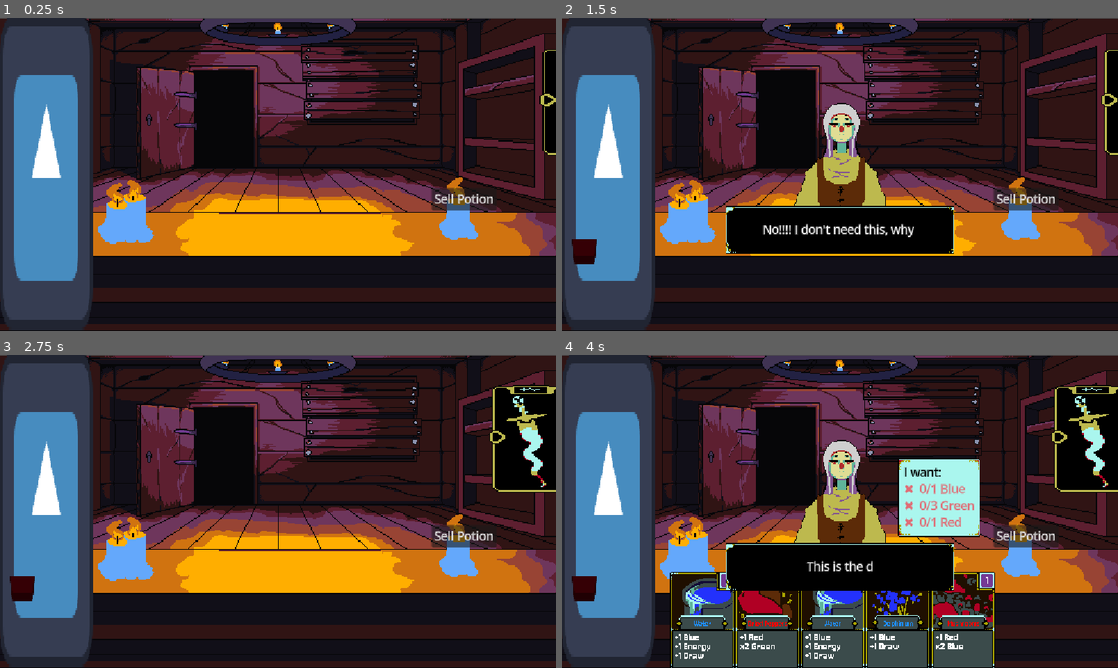
Above: before the commit, frames 1-4 (two rows, left to right).
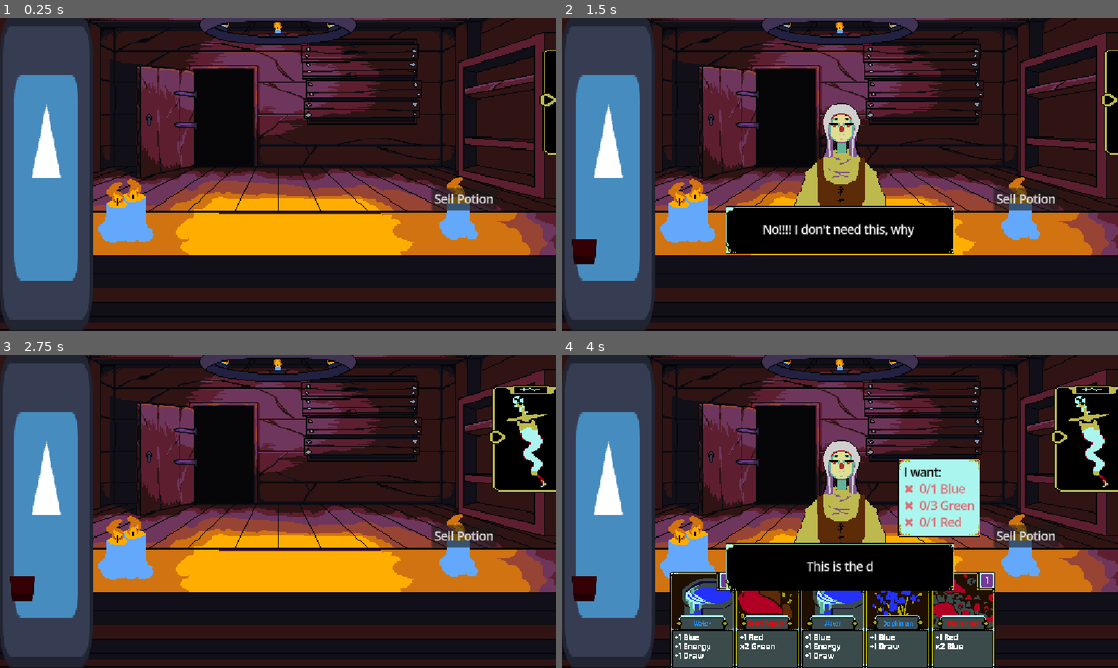
Above: after the commit, the same moments.

Repository: uGustaHd/CafeGJProject
Game: Godot game, scene res://Scenes/main.tscn
Same seed, same stepped clock (60 frames per second), same inputs: the game is played once before the commit and once after it. The engine's default icon, where the game draws it, is replaced by a stand-in: a white triangle on a blue panel in a dark square.
Inputs (mouse positions are in pixels of both pictures, inside the frame that each line leads up to):
- Up to frame 1 (0.25 s): no input
- Up to frame 2 (1.5 s): click "Sell Potion" at 0.5 s; click (1106, 96) at 1.25 s
- Up to frame 3 (2.75 s): tap Enter (ui_accept) at 2, 2.27 s; move the mouse to (400, 495) at 2.02 s; hold Right (ui_right) from 2.03 s (still down)
- Up to frame 4 (4 s): move the mouse to (728, 527) at 2.77 s; release Right (ui_right) at 2.78 s; hold Down (ui_down) 2.78-3.5 s; tap Enter (ui_accept) at 3.02 s; click (1095, 439) at 3.5 s

The runs differ from the first frame. In frame 1, 7.6% of the frame differs, in the area x 0-100%, y 0-100%; in frame 2, 7.0%; in frame 3, 7.4%; in frame 4, 5.6%.

Commit message:
Cards no longer activate with no energy
Card instances still don't indicate that they can't be played.

Diff:
--- a/Scenes/main.tscn
+++ b/Scenes/main.tscn
@@ -25,12 +25,12 @@
 script = ExtResource("1_8gbba")
 
 [node name="BackGround" type="Sprite2D" parent="."]
-position = Vector2(575.99994, 325)
+position = Vector2(575.99994, 324)
 scale = Vector2(1.4999999, 1.4999999)
 texture = ExtResource("19_hibaj")
 
 [node name="Counter" type="Sprite2D" parent="."]
-position = Vector2(575.99994, 325)
+position = Vector2(575.99994, 324.00003)
 scale = Vector2(1.4999999, 1.4999999)
 texture = ExtResource("20_pdsj5")
 
--- a/card system/card_generic.gd
+++ b/card system/card_generic.gd
@@ -92,6 +92,13 @@
 #endregion
 
 #region actions
+func attempt_activation() -> bool:
+	if card_resource.energy_cost <= Global.energy:
+		activate()
+		return true
+	else:
+		return false
+
 func activate() -> void:
 	add_color()
 	add_multiplier()
@@ -138,7 +145,7 @@
 
 #region incoming signals
 func _on_button_button_down() -> void:
-	activate()
+	attempt_activation()
 
 #WARNING: Animation breaks if moused over too fast
 func _on_button_mouse_entered() -> void:
